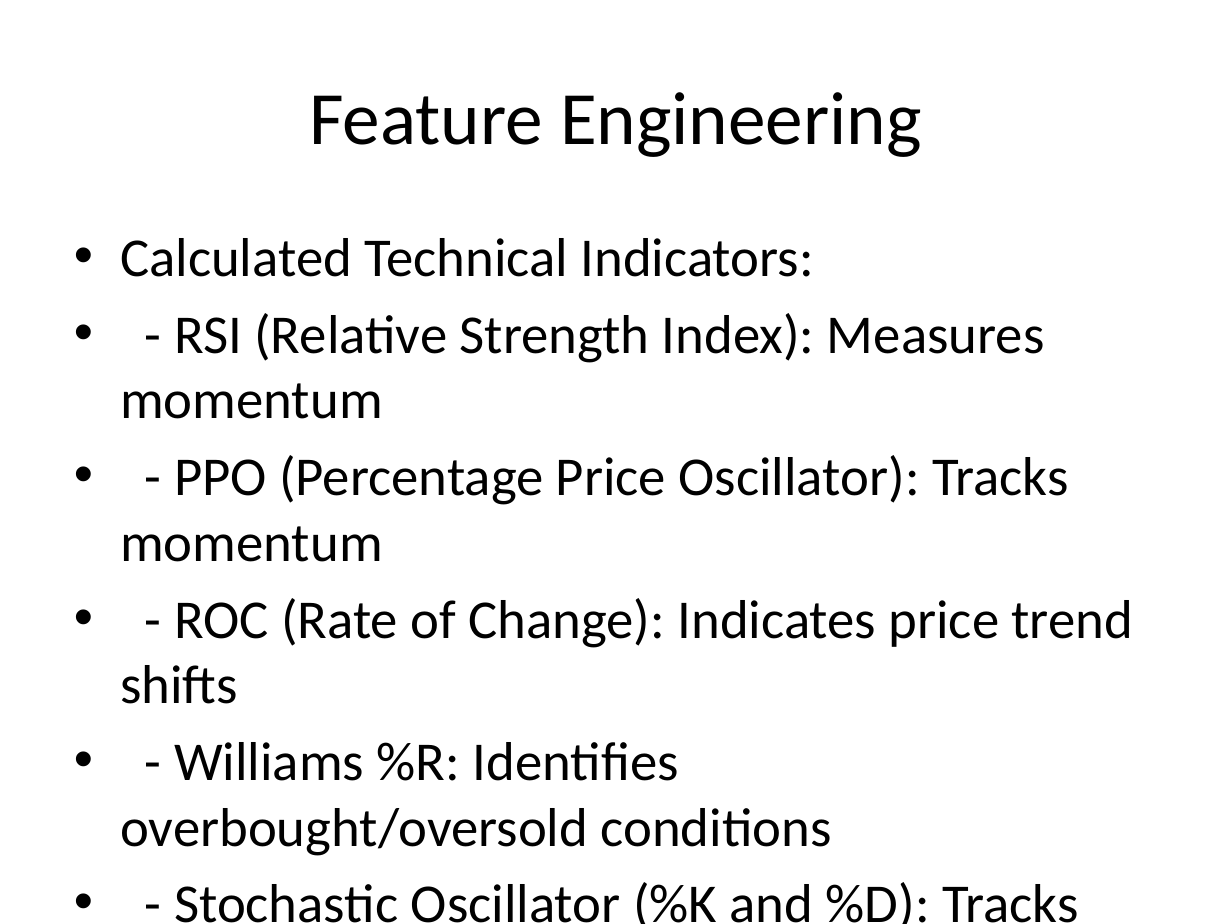
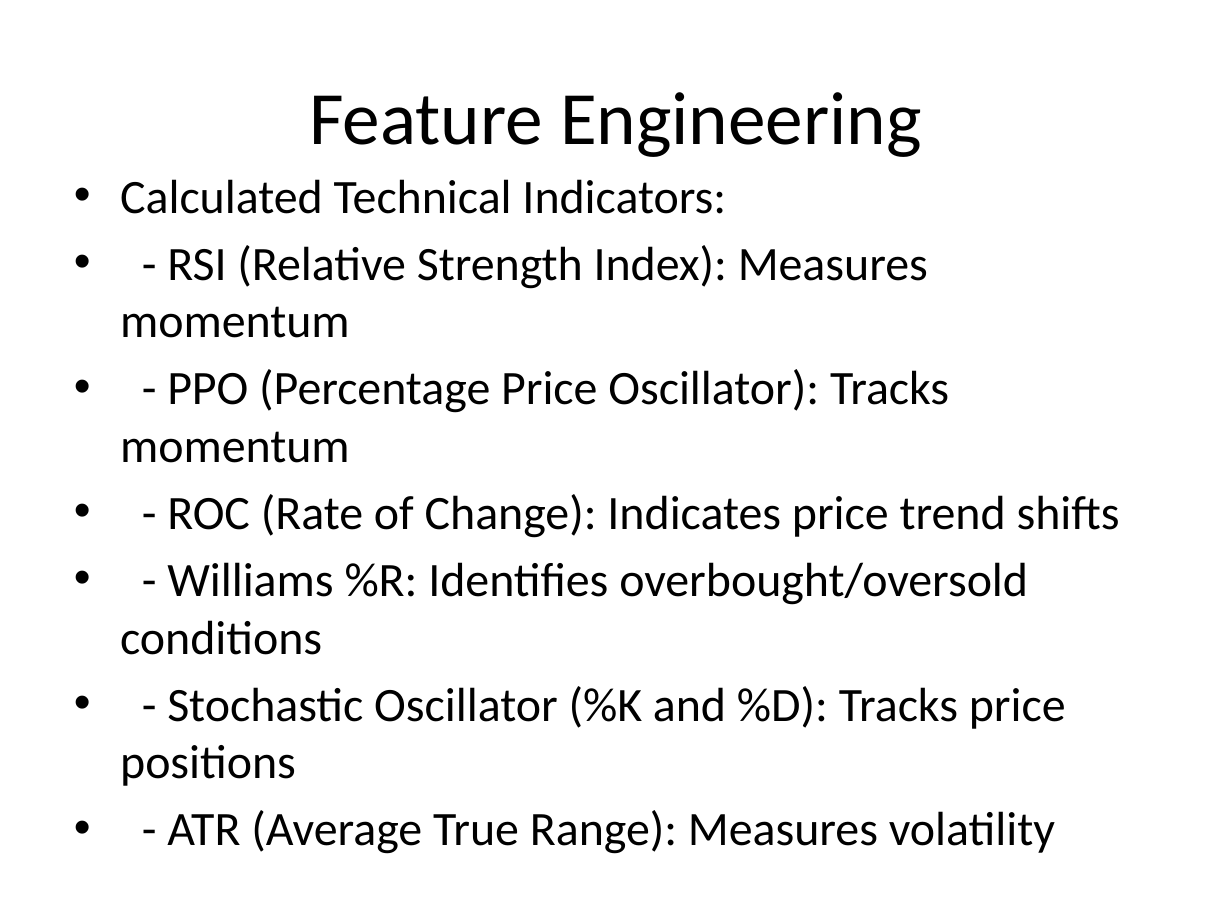
Before and after one commit to rdon11306/Final_Poject, a slide deck: slide 4 of Financial_Data_Analysis_Presentation.pptx. Drawn at 1232x924 pixels with LibreOffice and Linux fonts; fonts in the diff are those of the drawing. Boxes give left, top, right and bottom in pixels: in the first picture for what was removed or moved away, otherwise in the second. Text is boxed around its words. In the diff, an @@ line names an element or a change of style, - is before the commit and + after.

```diff
--- a/Financial_Data_Analysis_Presentation.pptx
+++ b/Financial_Data_Analysis_Presentation.pptx
@@ text "Calculated Technical Indicators:": place and size @@
-text "Calculated Technical Indicators:" at <box>120,238,1133,924</box>
+text "Calculated Technical Indicators:" at <box>120,179,1120,854</box>
@@ text "Calculated Technical Indicators:" at <box>120,179,1120,854</box>: size 32 to 28 pt @@
```
Also in this commit, not shown: 4 other slides changed, 2 slides added.
